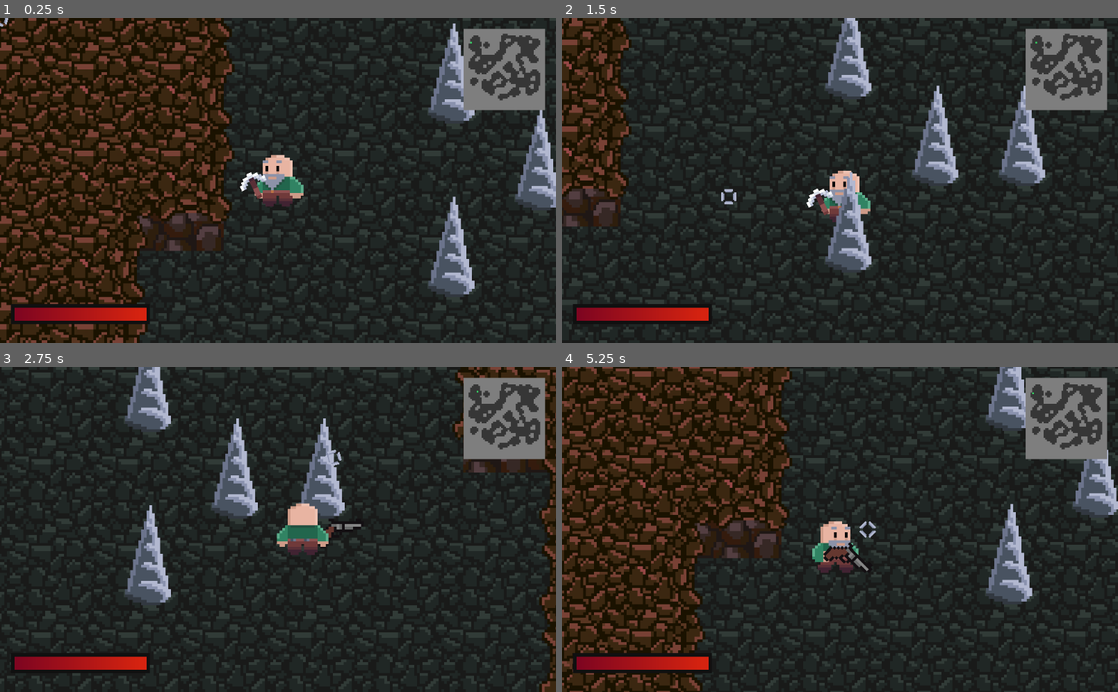
Above: before the commit, frames 1-4 (two rows, left to right).
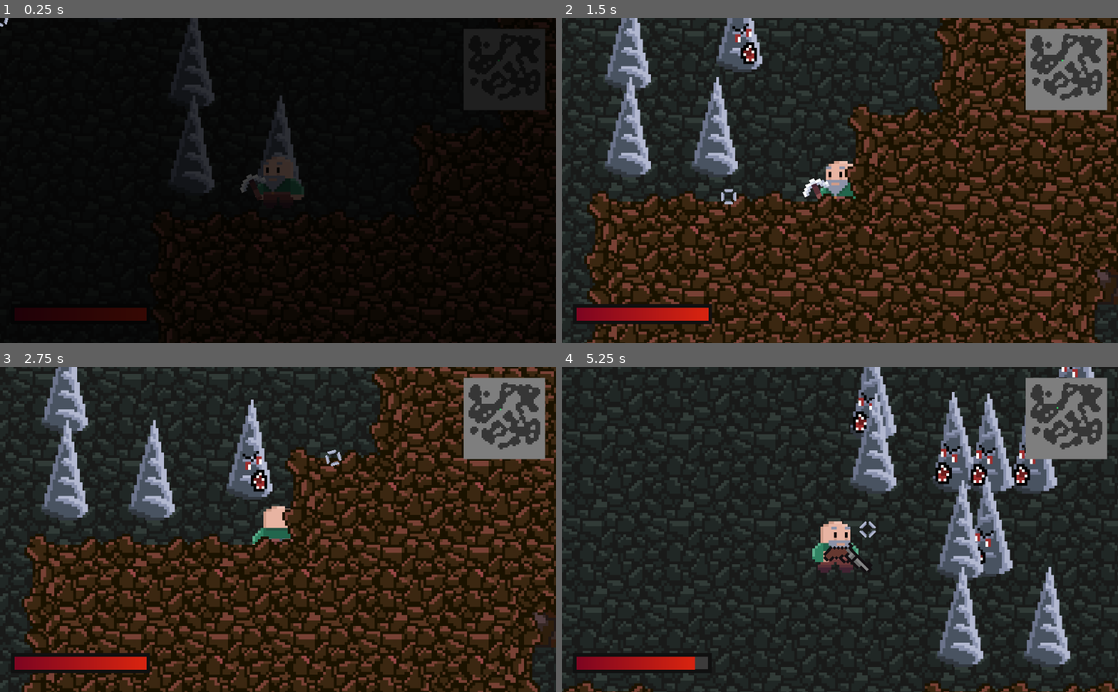
Above: after the commit, the same moments.

Repository: AyUpItsAli/Gunthers-Grotto-Coursework
Game: Godot game, scene res://World/Level/Level.tscn
Two runs of this game, one before a commit and one after it. Both use one fixed random seed, a clock stepped at 60 frames per second and the inputs below.
Inputs (mouse positions are in pixels of both pictures, inside the frame that each line leads up to):
- Up to frame 1 (0.25 s): no input
- Up to frame 2 (1.5 s): move the mouse to (962, 164) at 0.52 s; hold D (move_right) 0.53-1.28 s; hold 3 (equip_dynamite) 0.53-1.28 s; move the mouse to (728, 196) at 1.27 s; hold S (move_down) from 1.28 s (still down); tap 1 (equip_pickaxe) at 1.35 s
- Up to frame 3 (2.75 s): move the mouse to (333, 458) at 2.02 s; release S (move_down) at 2.03 s; hold D (move_right) from 2.03 s (still down); hold 2 (equip_revolver) from 2.03 s (still down)
- Up to frame 4 (5.25 s): move the mouse to (812, 594) at 2.77 s; release D (move_right) at 2.78 s; release 2 (equip_revolver) at 2.78 s; hold W (move_up) 2.78-3.53 s; click (812, 594) at 2.85 s; move the mouse to (1006, 578) at 3.52 s; hold 3 (equip_dynamite) 3.53-4.28 s; hold A (move_left) 3.53-5.03 s; move the mouse to (673, 480) at 4.27 s; tap 1 (equip_pickaxe) at 4.35 s; move the mouse to (867, 529) at 5.02 s; hold S (move_down) from 5.03 s (still down); hold 2 (equip_revolver) from 5.03 s (still down)

The runs differ from the first frame. In frame 1, 67% of the frame differs, in the area x 0-100%, y 0-100%; in frame 2, 71%; in frame 3, 67%; in frame 4, 51%.

Commit message:
CaveExit triggers fade to black and new level to be generated

Diff:
--- a/GUI/HUD/HUD.tscn
+++ b/GUI/HUD/HUD.tscn
@@ -10,6 +10,62 @@
 [ext_resource path="res://Assets/GUI/Health_Bar_Fill.png" type="Texture" id=8]
 [ext_resource path="res://GUI/HUD/UI.gd" type="Script" id=9]
 [ext_resource path="res://GUI/HUD/InventoryDisplay.gd" type="Script" id=10]
+
+[sub_resource type="Animation" id=1]
+resource_name = "Fade_In"
+length = 2.5
+tracks/0/type = "value"
+tracks/0/path = NodePath(".:color")
+tracks/0/interp = 1
+tracks/0/loop_wrap = true
+tracks/0/imported = false
+tracks/0/enabled = true
+tracks/0/keys = {
+"times": PoolRealArray( 0, 1 ),
+"transitions": PoolRealArray( 1, 1 ),
+"update": 0,
+"values": [ Color( 0, 0, 0, 0 ), Color( 0, 0, 0, 1 ) ]
+}
+tracks/1/type = "value"
+tracks/1/path = NodePath(".:visible")
+tracks/1/interp = 1
+tracks/1/loop_wrap = true
+tracks/1/imported = false
+tracks/1/enabled = true
+tracks/1/keys = {
+"times": PoolRealArray( 0 ),
+"transitions": PoolRealArray( 1 ),
+"update": 1,
+"values": [ true ]
+}
+
+[sub_resource type="Animation" id=2]
+resource_name = "Fade_Out"
+length = 2.5
+tracks/0/type = "value"
+tracks/0/path = NodePath(".:color")
+tracks/0/interp = 1
+tracks/0/loop_wrap = true
+tracks/0/imported = false
+tracks/0/enabled = true
+tracks/0/keys = {
+"times": PoolRealArray( 0, 1 ),
+"transitions": PoolRealArray( 1, 1 ),
+"update": 0,
+"values": [ Color( 0, 0, 0, 1 ), Color( 0, 0, 0, 0 ) ]
+}
+tracks/1/type = "value"
+tracks/1/path = NodePath(".:visible")
+tracks/1/interp = 1
+tracks/1/loop_wrap = true
+tracks/1/imported = false
+tracks/1/enabled = true
+tracks/1/keys = {
+"times": PoolRealArray( 0, 1 ),
+"transitions": PoolRealArray( 1, 1 ),
+"update": 1,
+"values": [ true, false ]
+}
 
 [node name="HUD" type="CanvasLayer"]
 
@@ -43,6 +99,19 @@
 width = 2.0
 default_color = Color( 0.0392157, 0.960784, 0.0313726, 1 )
 
+[node name="LoadingScreen" type="ColorRect" parent="."]
+anchor_right = 1.0
+anchor_bottom = 1.0
+mouse_filter = 2
+color = Color( 0, 0, 0, 0 )
+__meta__ = {
+"_edit_use_anchors_": false
+}
+
+[node name="LoadingScreenAnimations" type="AnimationPlayer" parent="LoadingScreen"]
+anims/Fade_In = SubResource( 1 )
+anims/Fade_Out = SubResource( 2 )
+
 [node name="Cursor" type="Sprite" parent="."]
 scale = Vector2( 2, 2 )
 texture = ExtResource( 1 )
--- a/World/Level/Level.gd
+++ b/World/Level/Level.gd
@@ -5,10 +5,17 @@
 onready var walls_layer = $World/WallsLayer
 onready var rock_layer = $World/RockLayer
 onready var objects = $World/Objects
+
+# HUD
 onready var minimap = $HUD/UI/Minimap
+onready var loading_screen = $HUD/LoadingScreen
+
+# Objects
+onready var cave_exit = $World/Objects/CaveExit
 
 func _ready():
-	generate_level() # Generate a new level when the scene is loaded
+	cave_exit.connect("player_entered", self, "on_player_exited_cave")
+	generate_level() # Generate a new level when this scene is loaded
 
 func _process(delta):
 	if objects.player_exists():
@@ -39,6 +46,21 @@
 	minimap.update_minimap(rock_layer)
 
 	# Spawn objects
+	objects.clear_objects()
 	objects.spawn_stalagmites()
 	objects.spawn_gemstones()
-	objects.spawn_player()
+	#objects.spawn_player() Disable random player spawning while testing
+
+	# Fade out the loading screen AFTER the level has finished generating
+	if loading_screen.visible:
+		var animations = loading_screen.get_node("LoadingScreenAnimations")
+		animations.play("Fade_Out")
+
+# Called when the player enters the CaveExit detection radius
+func on_player_exited_cave():
+	print("Player exited cave...")
+	if not loading_screen.visible:
+		var animations = loading_screen.get_node("LoadingScreenAnimations")
+		animations.play("Fade_In")
+		yield(animations, "animation_finished")
+		generate_level()
--- a/World/Level/Level.tscn
+++ b/World/Level/Level.tscn
@@ -8,7 +8,9 @@
 [ext_resource path="res://World/Level/WallsLayer.tres" type="TileSet" id=6]
 [ext_resource path="res://World/Level/WallsLayer.gd" type="Script" id=7]
 [ext_resource path="res://GUI/HUD/HUD.tscn" type="PackedScene" id=8]
+[ext_resource path="res://World/Objects/CaveExit.tscn" type="PackedScene" id=9]
 [ext_resource path="res://World/Level/Objects.gd" type="Script" id=10]
+[ext_resource path="res://Actors/Player/Player.tscn" type="PackedScene" id=11]
 
 [node name="Level" type="Node2D"]
 script = ExtResource( 3 )
@@ -42,3 +44,9 @@
 
 [node name="Objects" type="YSort" parent="World"]
 script = ExtResource( 10 )
+
+[node name="Player" parent="World/Objects" instance=ExtResource( 11 )]
+position = Vector2( 688, 624 )
+
+[node name="CaveExit" parent="World/Objects" instance=ExtResource( 9 )]
+position = Vector2( 816, 624 )
--- a/World/Level/Objects.gd
+++ b/World/Level/Objects.gd
@@ -16,6 +16,18 @@
 
 var occupied_tiles = [] # List of tile coordinates occupied by an object
 var gemstones = {} # Dict of tile coordinates and their corresponding gemstones
+
+# Completely removes all objects present in the level
+func clear_objects():
+	# Remove all objects
+	for child in get_children():
+		# DEBUG: Don't remove player or cave exit while testing!
+		if child.name == "Player" or child.name == "CaveExit":
+			continue
+		remove_child(child)
+	# Clear object lists
+	occupied_tiles = []
+	gemstones = {}
 
 # Converts tile coordinates to a global world position
 func tile_pos_to_world_pos(tile_pos: Vector2) -> Vector2:
Not shown: 1 places in GUI/HUD/HUD.tscn that only renumber resources
Not shown: 1 places in World/Level/Level.tscn that only renumber resources
